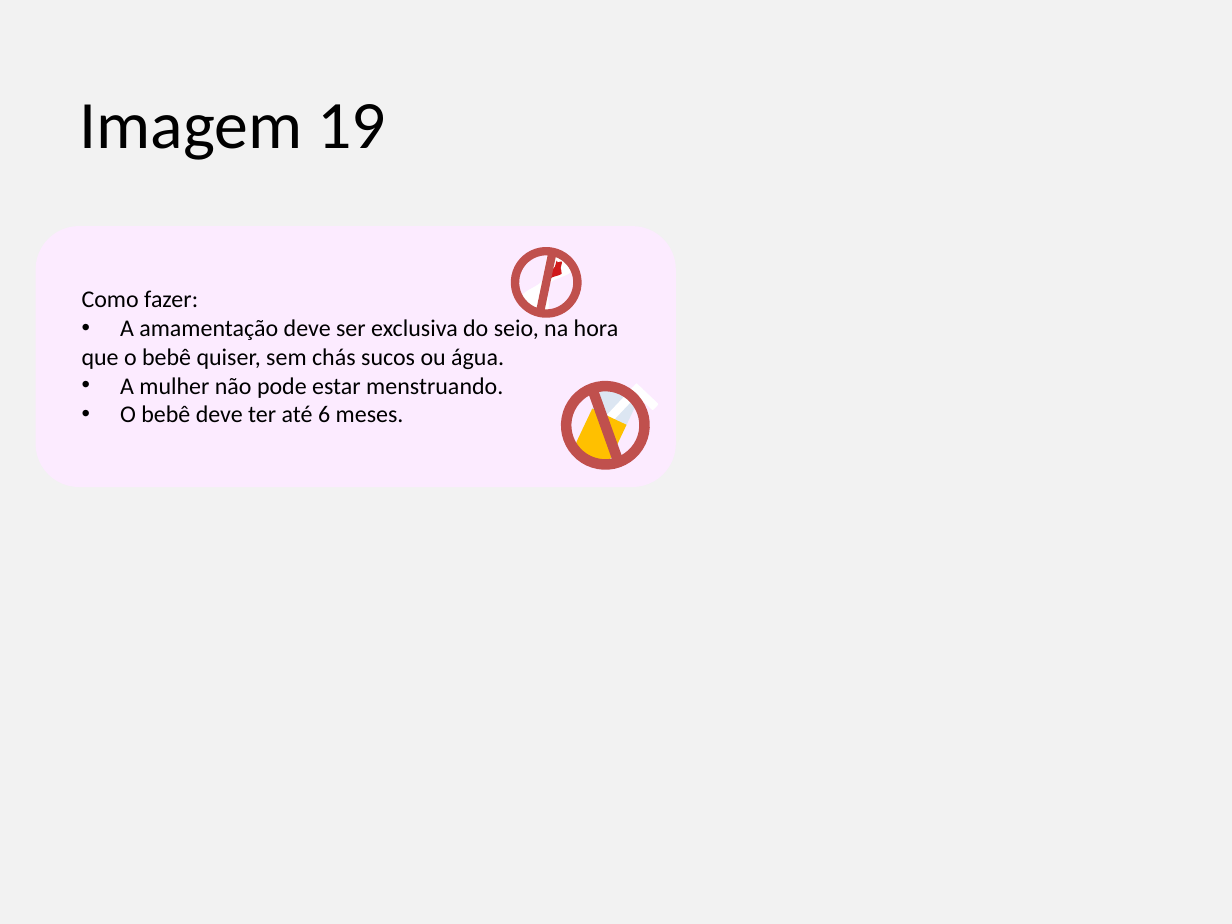
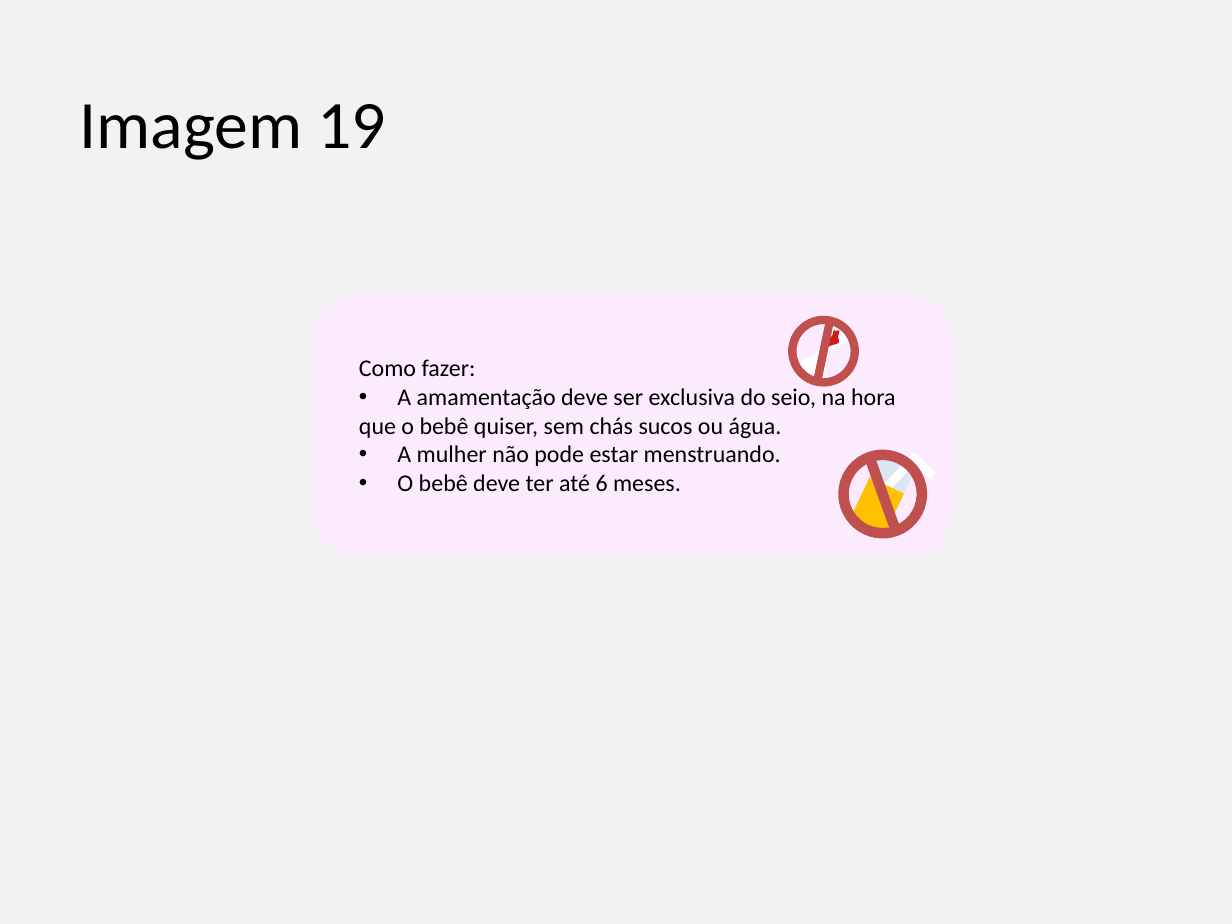
Before and after one commit to gustavogitzel/Discussex, a slide deck: slide 19 of Rascunhos/Imagens PrevContracep.pptx. Drawn at 1232x924 pixels with LibreOffice and Linux fonts; fonts in the diff are those of the drawing. Boxes give left, top, right and bottom in pixels: in the first picture for what was removed or moved away, otherwise in the second. Text is boxed around its words. In the diff, an @@ line names an element or a change of style, - is before the commit and + after.

```diff
--- a/Rascunhos/Imagens PrevContracep.pptx
+++ b/Rascunhos/Imagens PrevContracep.pptx
@@ rounded rectangle: place and size @@
-rounded rectangle at <box>36,227,676,488</box>
+rounded rectangle at <box>313,294,954,556</box>
@@ 3 freeform shapes, 2 no-entry signs, 1 text: place and size @@
-3 freeform shapes, 2 no-entry signs, 1 text at <box>82,234,664,484</box>
+3 freeform shapes, 2 no-entry signs, 1 text at <box>359,302,941,553</box>
@@ freeform shape: place and size @@
-freeform shape at <box>539,258,566,294</box>
+freeform shape at <box>817,327,845,363</box>
@@ rectangle: place and size @@
-rectangle at <box>603,383,642,424</box>
+rectangle at <box>882,452,921,493</box>
@@ rounded rectangle: place and size @@
-rounded rectangle at <box>631,384,659,411</box>
+rounded rectangle at <box>908,451,936,479</box>
```
Also in this commit, not shown: 5 other slides changed, 1 slide removed, 3 other files.
